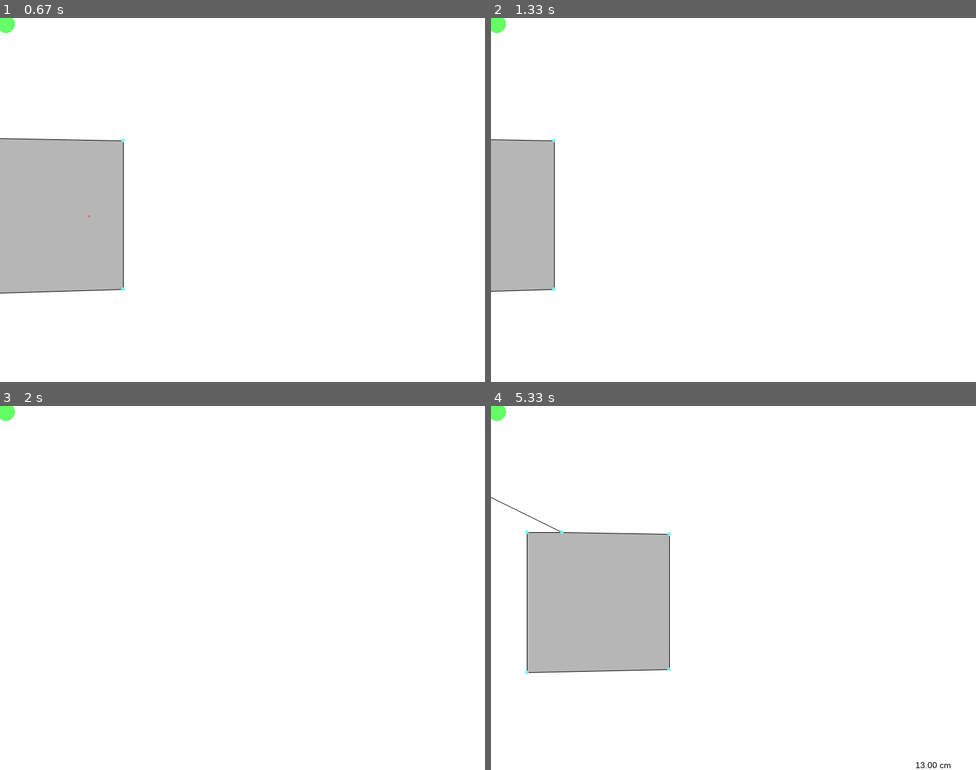
Above: before the commit, frames 1-4 (two rows, left to right).
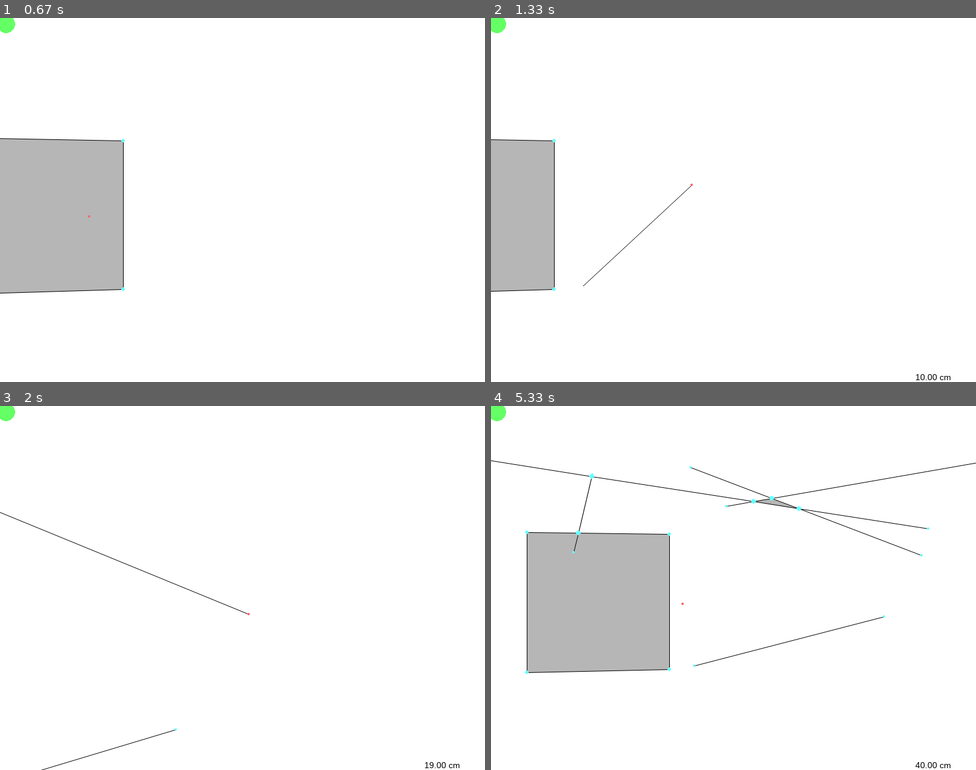
Above: after the commit, the same moments.

Repository: qsorix/draw-3d
Game: pygame game, started from main.py
Same seed, same stepped clock (60 frames per second), same inputs: the game is played once before the commit and once after it.
Inputs (mouse positions are in pixels of both pictures, inside the frame that each line leads up to):
- Up to frame 1 (0.67 s): hold Right from 0.33 s (still down); move the mouse to (223, 214) at 0.37 s
- Up to frame 2 (1.33 s): release Right at 0.8 s; press the mouse at (583, 145) at 0.87 s; move the mouse to (583, 214) at 0.97 s; release the mouse at (583, 287) at 1.1 s; press the mouse at (583, 145) at 1.2 s; move the mouse to (685, 189) at 1.3 s
- Up to frame 3 (2 s): release the mouse at (300, 620) at 1.43 s; hold Up 1.5-1.8 s; hold W 1.5-1.8 s; click (82, 460) at 1.58 s; hold Right from 1.83 s (still down); hold D from 1.83 s (still down); click (383, 617) at 1.92 s
- Up to frame 4 (5.33 s): release Right at 2.3 s; release D at 2.3 s; hold Left 2.33-2.87 s; hold A 2.33-2.87 s; click (767, 504) at 2.42 s; hold Down 2.9-3.2 s; hold S 2.9-3.2 s; click (636, 529) at 2.98 s; hold Left 3.23-3.63 s; hold A 3.23-3.63 s; click (549, 471) at 3.32 s; hold Up 3.67-4.03 s; hold W 3.67-4.03 s; click (791, 562) at 3.75 s; hold Right 4.07-4.7 s; hold D 4.07-4.7 s; click (578, 518) at 4.15 s; hold Down 4.73-5.1 s; hold S 4.73-5.1 s; click (830, 591) at 4.82 s; hold Left from 5.13 s (still down); hold A from 5.13 s (still down); click (558, 606) at 5.22 s

Frame 1 is identical in both runs. In frame 2, 0.1% of the frame differs, in the area x 19-95%, y 45-100%; in frame 3, 0.3%; in frame 4, 1.0%, in the area x 0-100%, y 14-100%.

Commit message:
Allow line segments to start anywhere

Diff:
--- a/tools/line.py
+++ b/tools/line.py
@@ -72,8 +72,11 @@
 
         N = self.wnd.pick_plane_facing_camera().normal
 
-        end = funcs.vector_plane_intersection(view_direction.p0, view_direction.v, self.segment_start, N)
-        end = self._length_snap(self.segment_start, end)
+        if self.segment_start:
+            end = funcs.vector_plane_intersection(view_direction.p0, view_direction.v, self.segment_start, N)
+            end = self._length_snap(self.segment_start, end)
+        else:
+            end = funcs.vector_plane_intersection(view_direction.p0, view_direction.v, P(0,0,0), N)
         return end
 
     def activate(self):
@@ -84,9 +87,8 @@
         mx, my = pos
 
         if not self.segment_start:
-            points = self.wnd.get_objects_pointed_at(mx, my, "psw")
-            if points:
-                self.segment_start = points[0][1]
+            if self.possible_start:
+                self.segment_start = self.possible_start
 
         else:
             self.wnd.drawn_segments = []
@@ -145,9 +147,16 @@
         if not self.segment_start:
             points = self.wnd.get_objects_pointed_at(mx, my, "psw")
             if points:
-                self.wnd.drawn_indicators = [points[0][1]]
+                start = points[0][1]
+            else:
+                start = self._free_point(mx, my)
+
+            if start:
+                self.wnd.drawn_indicators = [start]
             else:
                 self.wnd.drawn_indicators = []
+
+            self.possible_start = start
             return
 
         self.segment_end, snap = self._get_end(pos)
